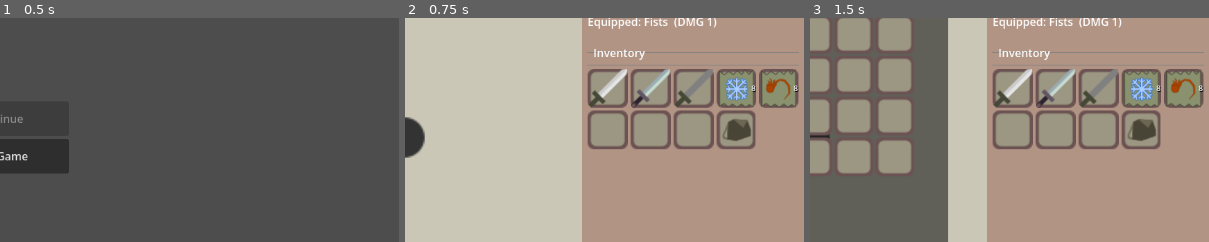
Above: before the commit, frames 1-3 (left to right).
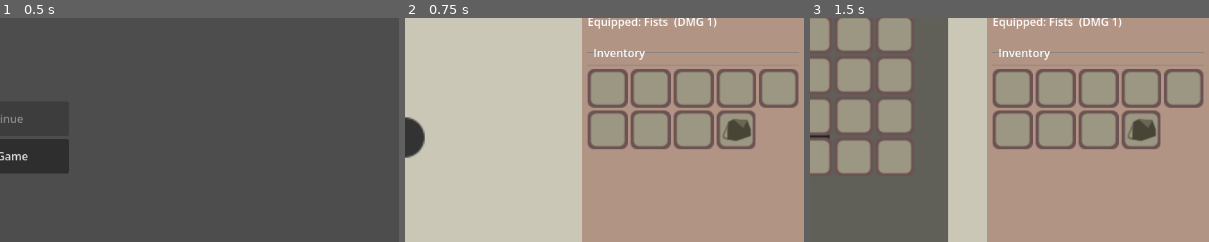
Above: after the commit, the same moments.

Repository: jiexdrop/run-reset
Game: Godot game, scene res://scenes/init.tscn
Same seed, same stepped clock (60 frames per second), same inputs: the game is played once before the commit and once after it.
Inputs (mouse positions are % of the whole screen's width and height, from its top left):
- Up to frame 1 (0.5 s): no input
- Up to frame 2 (0.75 s): click "New Game" at 0.5 s
- Up to frame 3 (1.5 s): click (92, 48) at 1.25 s
The pictures show only the part of the screen within x 50-100%, y 23-73%; the shares and areas given below are measured in that part.

Frame 1 is identical in both runs. In frame 2, 2.3% of the frame differs, in the area x 45-99%, y 22-41%; in frame 3, 2.3%.

Commit message:
changes to drops, health regen on level up, health +1 on level up

Diff:
--- a/autoloads/inventory_state.gd
+++ b/autoloads/inventory_state.gd
@@ -3,7 +3,7 @@
 const HOTBAR_SIZE = 8
 const BAG_SIZE    = 24
 
-const DEBUG_GIVE_WEAPONS := true
+const DEBUG_GIVE_WEAPONS := false
 const DEBUG_WEAPON_KEYS: Array[String] = ["iron_sword", "steel_sword", "stone_sword"]
 const DEBUG_SPELL_KEYS:  Array[String] = ["spell_ice", "spell_fire"]
 const DEBUG_SPELL_COUNT := 8
--- a/autoloads/mob_registry.gd
+++ b/autoloads/mob_registry.gd
@@ -47,12 +47,13 @@
 	var spider        = MobDef.new()
 	spider.mob_name   = "Cave Spider"
 	spider.sprite     = "spider"
-	spider.max_hp     = 2
+	spider.max_hp     = 3
 	spider.xp_reward  = 2
 	spider.attacks    = [bite, venom] as Array[MobAttackData]
 	spider.loot_table = [
 		{ "item_key": "health_potion", "chance": 0.12, "min": 1, "max": 1 },
 		{ "item_key": "energy_potion", "chance": 0.12, "min": 1, "max": 1 },
+		{ "item_key": "stone_sword", "chance": 0.12, "min": 1, "max": 1 },
 	] as Array[Dictionary]
 	_registry["spider"] = spider
 
@@ -65,7 +66,7 @@
 	var rat        = MobDef.new()
 	rat.mob_name   = "Sewer Rat"
 	rat.sprite     = "rat"
-	rat.max_hp     = 1
+	rat.max_hp     = 2
 	rat.xp_reward  = 1
 	rat.attacks    = [gnaw] as Array[MobAttackData]
 	rat.loot_table = [
@@ -106,7 +107,7 @@
 	var frozelin        = MobDef.new()
 	frozelin.mob_name   = "Frozelin"
 	frozelin.sprite     = "frozelin"
-	frozelin.max_hp     = 2
+	frozelin.max_hp     = 3
 	frozelin.xp_reward  = 2
 	frozelin.attacks    = [chill] as Array[MobAttackData]
 	frozelin.loot_table = [
@@ -147,7 +148,7 @@
 	var pikonaut        = MobDef.new()
 	pikonaut.mob_name   = "Pikonaut"
 	pikonaut.sprite     = "pikonaut"
-	pikonaut.max_hp     = 2
+	pikonaut.max_hp     = 3
 	pikonaut.xp_reward  = 2
 	pikonaut.attacks    = [poke] as Array[MobAttackData]
 	pikonaut.loot_table = [
--- a/scenes/combat_ui.gd
+++ b/scenes/combat_ui.gd
@@ -226,8 +226,8 @@
 	if p["xp"] >= p.get("xp_to_next", 10):
 		p["xp"]    -= p["xp_to_next"]
 		p["level"]  = p.get("level", 1) + 1
-		p["max_hp"] = p.get("max_hp", 10) + 1
-		p["hp"]     = p["max_hp"]
+		#p["max_hp"] = p.get("max_hp", 10) # + 1
+		#p["hp"]     = p["max_hp"]
 		_log("Level up! Now level %d" % p["level"])
 	GameState.player = p
 	refresh_stats()
Not shown, changed: assets/drawing.svg
